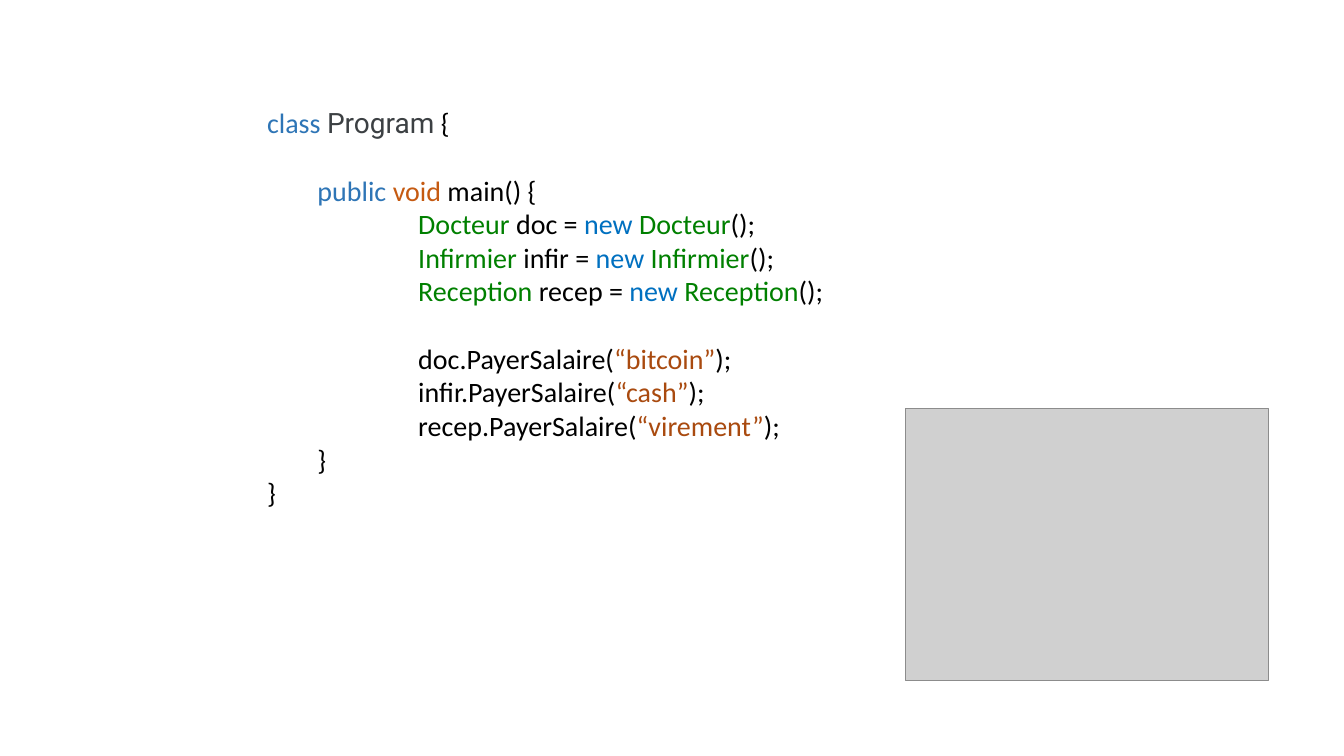
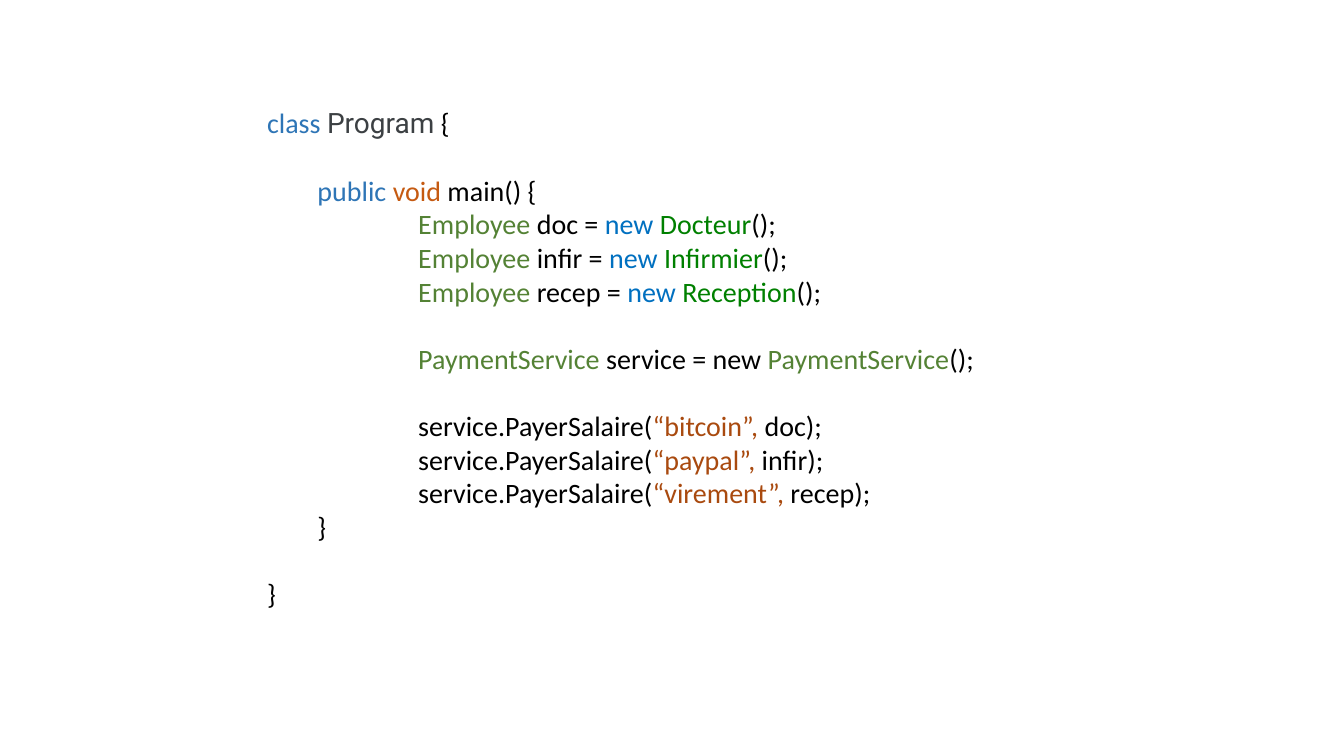
Before and after one commit to yassine-klilich/design-patterns, a slide deck: slide 32 of Presentation/Presentation DP.pptx (slide 27 before the commit). Drawn at 1344x756 pixels with LibreOffice and Linux fonts; fonts in the diff are those of the drawing; grey boxes stand for pictures. Boxes give left, top, right and bottom in pixels: in the first picture for what was removed or moved away, otherwise in the second. Text is boxed around its words. In the diff, an @@ line names an element or a change of style, - is before the commit and + after.

```diff
--- a/Presentation/Presentation DP.pptx
+++ b/Presentation/Presentation DP.pptx
@@ text at (418, 213, 974, 508): text changed @@
-  Docteur doc = new Docteur();
-  Infirmier infir = new Infirmier();
-  Reception recep = new Reception();
-  doc.PayerSalaire(“bitcoin”);
-  infir.PayerSalaire(“cash”);
-  recep.PayerSalaire(“virement”);
+  Employee doc = new Docteur();
+  Employee infir = new Infirmier();
+  Employee recep = new Reception();
+  PaymentService service = new PaymentService();
+  service.PayerSalaire(“bitcoin”, doc);
+  service.PayerSalaire(“paypal”, infir);
+  service.PayerSalaire(“virement”, recep);
@@ picture removed at (905, 408, 1268, 681) @@
```
Also in this commit, not shown: 20 other slides changed, 39 slides added, 11 slides removed, 25 other files.
